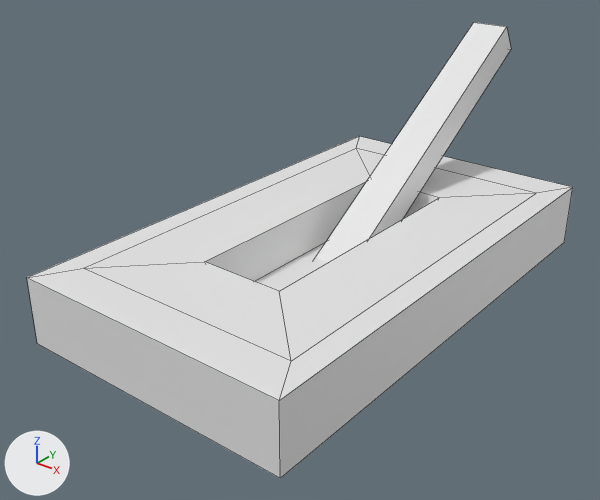
What one commit did to the FBX model GDS_6_Ecliptic/Assets/Models/Aquarius/lever.fbx.
The view is the same before and after, from a camera (50 mm lens) standing at (1.76, -2.4, 1.61) and looking at (-0.09, -0.09, 0.17). Lighting does not change. The marker at lower left points along +X, +Y and +Z. Mesh edges are drawn as thin lines. Where no turn or scale is listed for an object, it has been applied to the vertices.

Objects in the first picture: 'Box', 'Lever'.
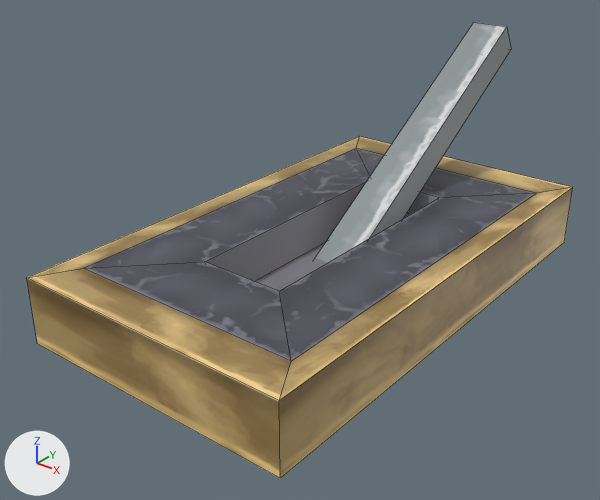
Changed parts and their boxes (x1, y1, x2, y2) in the pictures (600 x 500 px):
'Box', recoloured, surface changed
    both: (27, 136, 573, 478)
'Lever', recoloured (white to grey)
    both: (316, 22, 511, 262)

What changed in the scene script:
```text
Add img_trimsheet_lp_stone_trim_a_basemap_png:
    img_trimsheet_lp_stone_trim_a_basemap_png = load_image('TrimSheet_LP_Stone_Trim_A_BaseMap.png', '../../Textures/Trimsheet_Textures/TrimSheet_1A_Textures/TrimSheet_LP_Stone_Trim_A_BaseMap.png', 2048, 2048, 'sRGB')
Add mat_levermat:
    mat_levermat = principled_material('LeverMat')
    mat_levermat.texture = img_trimsheet_lp_stone_trim_a_basemap_png
Change me_cube_001:
    where me_cube_001.from_pydata(...)  # 8 vertices, 5 faces; spans x -0.085..0.084, y -0.037..1.276, z -0.056..0.848
    remove me_cube_001.materials.append(mat_material)  # white #e7e7e7
    add me_cube_001.materials.append(mat_levermat)  # picture img_trimsheet_lp_stone_trim_a_basemap_png
Change me_cube:
    where me_cube.from_pydata(...)  # 20 vertices, 17 faces; spans x -0.57..0.57, y -1.0..1.0, z 0.0..0.27
    used by ob_box; location = (0.0, 0.0, 0.0)
    remove me_cube.materials.append(mat_material)  # white #e7e7e7
    me_cube part 1: texture (UV) coordinates of 17 of 17 faces, centred in x -0.57..0.57, y -1.0..1.0, z 0.11..0.27, changed; they spanned u 0.38..0.88, v 0.0..1.0 and now span u 0.0..1.0, v 0.05..1.0
    add me_cube.materials.append(mat_levermat)  # picture img_trimsheet_lp_stone_trim_a_basemap_png
```
